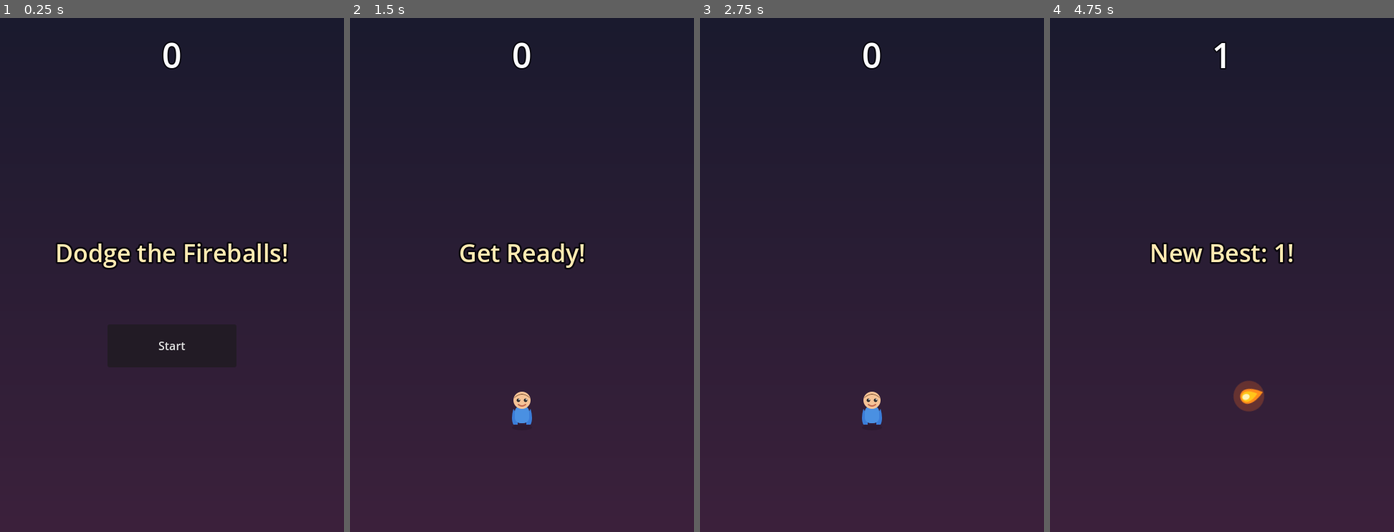
Above: before the commit, frames 1-4 (left to right).
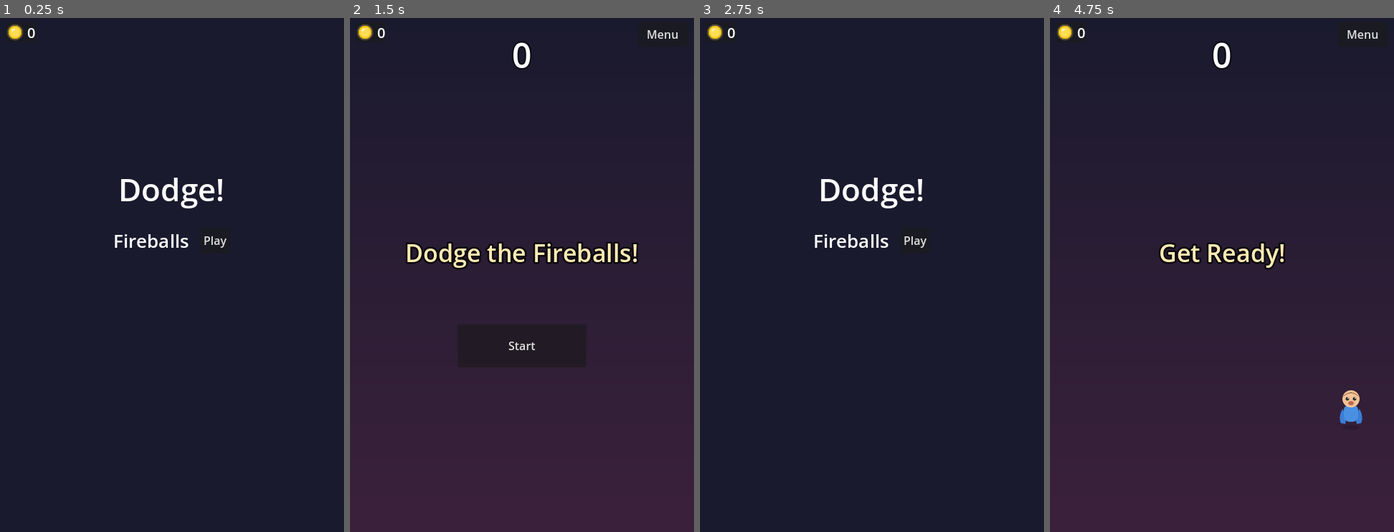
Above: after the commit, the same moments.

Repository: nutella4brunch/dodge-the-fireballs
Game: Godot game, scene res://scenes/console.tscn
Same seed, same stepped clock (60 frames per second), same inputs: the game is played once before the commit and once after it. Before the commit the project starts from res://scenes/main.tscn.
Inputs (mouse positions are in pixels of both pictures, inside the frame that each line leads up to):
- Up to frame 1 (0.25 s): no input
- Up to frame 2 (1.5 s): click (522, 346) at 0.5 s, where only the run before the commit has a clickable "Start"; click (566, 239) at 1.25 s, where only the run after the commit has a clickable "Play"
- Up to frame 3 (2.75 s): click (1013, 33) at 2 s, where only the run after the commit has a clickable "Menu"
- Up to frame 4 (4.75 s): click (1266, 239) at 2.75 s, where only the run after the commit has a clickable "Play"; click (1222, 346) at 3.5 s, where only the run after the commit has a clickable "Start"; hold Right (move_right) from 4.28 s (still down); hold Space (start_game) from 4.28 s (still down)

The runs differ from the first frame. In frame 1, 30% of the frame differs, in the area x 0-100%, y 1-100%; in frame 2, 2.6%; in frame 3, 28%; in frame 4, 2.1%.

Commit message:
Restructure into a console with level cartridges
The outer game (console) now owns the level menu, the JSON save
file, and an always-on-top coin badge. Each level is a folder in
levels/ that reports finished(score, coins) when a run ends — the
fireballs game moved into levels/fireballs/ as the reference
cartridge and plays exactly as before.

New: levels.gd (the master list), save_data.gd (wallet, unlocks,
best scores; migrates the old high_score.txt), menu, coin badge,
and a headless unit test suite covering the save and level logic:
  godot --headless --path game --script res://tests/run_tests.gd

Co-Authored-By: Claude Fable 5 <noreply@anthropic.com>

Diff:
--- a/game/scenes/fireball.tscn
+++ b/game/levels/fireballs/fireball.tscn
@@ -1,6 +1,6 @@
 [gd_scene load_steps=6 format=3 uid="uid://cf1r3ba11sc1"]
 
-[ext_resource type="Script" path="res://scripts/fireball.gd" id="1_fireball"]
+[ext_resource type="Script" path="res://levels/fireballs/fireball.gd" id="1_fireball"]
 [ext_resource type="Texture2D" uid="uid://c2f1r3ba1001" path="res://assets/fireball_1.svg" id="2_fframe1"]
 [ext_resource type="Texture2D" uid="uid://c2f1r3ba1002" path="res://assets/fireball_2.svg" id="3_fframe2"]
 
--- a/game/scripts/main.gd
+++ b/game/levels/fireballs/level.gd
@@ -1,4 +1,9 @@
 extends Node
+
+# The Fireballs level — the reference cartridge. Copy this folder
+# to start a new level. The console only needs this one signal:
+# when a run ends, report how it went.
+signal finished(score: int, coins: int)
 
 # The Fireball scene gets loaded here so we can make copies of it.
 @export var fireball_scene: PackedScene
@@ -18,6 +23,7 @@
 @export var coin_points: int = 10
 
 var score: int = 0
+var coins_this_run: int = 0
 var base_spawn_time: float = 1.0
 
 
@@ -25,11 +31,13 @@
 	randomize()
 	$HUD.start_game.connect(_on_start_game)
 	$Player.hit.connect(_on_player_hit)
+	$HUD.high_score = SaveData.get_best("fireballs")
 	$HUD.show_message("Dodge the Fireballs!")
 
 
 func new_game() -> void:
 	score = 0
+	coins_this_run = 0
 	base_spawn_time = 1.0
 	$FireballTimer.wait_time = base_spawn_time
 
@@ -52,6 +60,8 @@
 	$PowerupTimer.stop()
 	$SlowmoTimer.stop()
 	$HUD.show_game_over(score)
+	# Report the run to the console, which saves and unlocks.
+	finished.emit(score, coins_this_run)
 
 
 func _on_start_game() -> void:
@@ -125,9 +135,11 @@
 		"shield":
 			$Player.give_shield()
 		"coin":
-			# Free points!
+			# Free points now, and one coin in the wallet forever.
 			score += coin_points
 			$HUD.update_score(score)
+			coins_this_run += 1
+			SaveData.add_coin(1)
 
 
 func start_slowmo() -> void:
--- a/game/scenes/main.tscn
+++ b/game/levels/fireballs/level.tscn
@@ -1,8 +1,8 @@
 [gd_scene load_steps=11 format=3 uid="uid://dma1n5c3n0001"]
 
-[ext_resource type="Script" path="res://scripts/main.gd" id="1_main"]
+[ext_resource type="Script" path="res://levels/fireballs/level.gd" id="1_main"]
 [ext_resource type="PackedScene" uid="uid://cp1ay3rsc3n1" path="res://scenes/player.tscn" id="2_player"]
-[ext_resource type="PackedScene" uid="uid://cf1r3ba11sc1" path="res://scenes/fireball.tscn" id="3_fireball"]
+[ext_resource type="PackedScene" uid="uid://cf1r3ba11sc1" path="res://levels/fireballs/fireball.tscn" id="3_fireball"]
 [ext_resource type="PackedScene" uid="uid://dhud5c3n0001" path="res://scenes/hud.tscn" id="4_hud"]
 [ext_resource type="PackedScene" uid="uid://dp0w3rup0001" path="res://scenes/powerup.tscn" id="5_powerup"]
 [ext_resource type="AudioStream" path="res://assets/sounds/hit.wav" id="6_hitsound"]
@@ -25,7 +25,7 @@
 }
 point_count = 5
 
-[node name="Main" type="Node"]
+[node name="Level" type="Node"]
 script = ExtResource("1_main")
 fireball_scene = ExtResource("3_fireball")
 powerup_scene = ExtResource("5_powerup")
--- a/game/project.godot
+++ b/game/project.godot
@@ -7,9 +7,14 @@
 [application]
 
 config/name="Dodge the Fireballs"
-run/main_scene="res://scenes/main.tscn"
+run/main_scene="res://scenes/console.tscn"
 config/features=PackedStringArray("4.2", "GL Compatibility")
 config/icon="res://icon.svg"
+
+[autoload]
+
+Levels="*res://scripts/levels.gd"
+SaveData="*res://scripts/save_data.gd"
 
 [display]
 
--- /dev/null
+++ b/game/scenes/coin_badge.tscn
@@ -0,0 +1,21 @@
+[gd_scene load_steps=3 format=3 uid="uid://dc01nbadge01"]
+
+[ext_resource type="Script" path="res://scripts/coin_badge.gd" id="1_badge"]
+[ext_resource type="Texture2D" path="res://assets/powerup_coin.svg" id="2_coin"]
+
+[node name="CoinBadge" type="PanelContainer"]
+offset_left = 8.0
+offset_top = 8.0
+script = ExtResource("1_badge")
+
+[node name="Row" type="HBoxContainer" parent="."]
+
+[node name="Icon" type="TextureRect" parent="Row"]
+custom_minimum_size = Vector2(26, 26)
+texture = ExtResource("2_coin")
+expand_mode = 1
+stretch_mode = 5
+
+[node name="Amount" type="Label" parent="Row"]
+text = "0"
+theme_override_font_sizes/font_size = 20
--- /dev/null
+++ b/game/scenes/console.tscn
@@ -0,0 +1,28 @@
+[gd_scene load_steps=3 format=3 uid="uid://dc0n50le0001"]
+
+[ext_resource type="Script" path="res://scripts/console.gd" id="1_console"]
+[ext_resource type="PackedScene" uid="uid://dc01nbadge01" path="res://scenes/coin_badge.tscn" id="2_badge"]
+
+[node name="Console" type="Node"]
+script = ExtResource("1_console")
+
+[node name="Screen" type="Node" parent="."]
+
+[node name="TopBar" type="CanvasLayer" parent="."]
+layer = 10
+
+[node name="CoinBadge" parent="TopBar" instance = ExtResource("2_badge")]
+
+[node name="MenuButton" type="Button" parent="TopBar"]
+visible = false
+anchors_preset = 1
+anchor_left = 1.0
+anchor_right = 1.0
+offset_left = -78.0
+offset_top = 8.0
+offset_right = -8.0
+offset_bottom = 42.0
+grow_horizontal = 0
+text = "Menu"
+
+[connection signal="pressed" from="TopBar/MenuButton" to="." method="_on_menu_button_pressed"]
--- /dev/null
+++ b/game/scenes/menu.tscn
@@ -0,0 +1,34 @@
+[gd_scene load_steps=2 format=3 uid="uid://dm3nusc3n001"]
+
+[ext_resource type="Script" path="res://scripts/menu.gd" id="1_menu"]
+
+[node name="Menu" type="Control"]
+anchors_preset = 15
+anchor_right = 1.0
+anchor_bottom = 1.0
+script = ExtResource("1_menu")
+
+[node name="Background" type="ColorRect" parent="."]
+anchors_preset = 15
+anchor_right = 1.0
+anchor_bottom = 1.0
+color = Color(0.101961, 0.101961, 0.180392, 1)
+
+[node name="Rows" type="VBoxContainer" parent="."]
+anchors_preset = 8
+anchor_left = 0.5
+anchor_top = 0.5
+anchor_right = 0.5
+anchor_bottom = 0.5
+offset_left = -200.0
+offset_top = -150.0
+offset_right = 200.0
+offset_bottom = 150.0
+grow_horizontal = 2
+grow_vertical = 2
+theme_override_constants/separation = 24
+
+[node name="Title" type="Label" parent="Rows"]
+text = "Dodge!"
+horizontal_alignment = 1
+theme_override_font_sizes/font_size = 44
--- /dev/null
+++ b/game/scripts/coin_badge.gd
@@ -0,0 +1,13 @@
+extends PanelContainer
+
+# The always-visible wallet counter at the top of the screen.
+# It listens to SaveData, so it updates the moment a coin lands.
+
+
+func _ready() -> void:
+	_show_amount(SaveData.wallet)
+	SaveData.wallet_changed.connect(_show_amount)
+
+
+func _show_amount(coins: int) -> void:
+	$Row/Amount.text = str(coins)
--- /dev/null
+++ b/game/scripts/console.gd
@@ -0,0 +1,50 @@
+extends Node
+
+# The "console". It shows the menu, starts a level ("cartridge")
+# when you pick one, and writes down how each run went.
+
+var menu_scene := preload("res://scenes/menu.tscn")
+
+
+func _ready() -> void:
+	# The first level is always playable.
+	SaveData.unlock(Levels.first_folder())
+	show_menu()
+
+
+func show_menu() -> void:
+	_clear_screen()
+	$TopBar/MenuButton.hide()
+	var menu := menu_scene.instantiate()
+	menu.level_chosen.connect(_on_level_chosen)
+	$Screen.add_child(menu)
+
+
+func _on_level_chosen(folder: String) -> void:
+	_clear_screen()
+	var level = load(Levels.scene_path(folder)).instantiate()
+	# bind() tacks the folder name onto the signal, so the
+	# handler knows which level is reporting in.
+	level.finished.connect(_on_level_finished.bind(folder))
+	$Screen.add_child(level)
+	$TopBar/MenuButton.show()
+
+
+func _on_level_finished(score: int, _coins: int, folder: String) -> void:
+	if score > SaveData.get_best(folder):
+		SaveData.set_best(folder, score)
+
+	# Beat the target? The next level opens up.
+	var entry := Levels.find(folder)
+	var next := Levels.next_after(folder)
+	if score >= int(entry.target) and not next.is_empty():
+		SaveData.unlock(next.folder)
+
+
+func _on_menu_button_pressed() -> void:
+	show_menu()
+
+
+func _clear_screen() -> void:
+	for child in $Screen.get_children():
+		child.queue_free()
--- a/game/scripts/hud.gd
+++ b/game/scripts/hud.gd
@@ -2,28 +2,9 @@
 
 signal start_game
 
-# The high score lives in this file so it survives closing the game.
-# "user://" is a private folder Godot gives every game for saving things.
-const SAVE_PATH := "user://high_score.txt"
-
+# The level sets this from SaveData when it loads. Saving to disk
+# is SaveData's job now — the HUD only displays things.
 var high_score: int = 0
-
-
-func _ready() -> void:
-	high_score = load_high_score()
-
-
-func load_high_score() -> int:
-	# First time playing? No file yet, so the best is 0.
-	if not FileAccess.file_exists(SAVE_PATH):
-		return 0
-	var file := FileAccess.open(SAVE_PATH, FileAccess.READ)
-	return int(file.get_as_text())
-
-
-func save_high_score() -> void:
-	var file := FileAccess.open(SAVE_PATH, FileAccess.WRITE)
-	file.store_string(str(high_score))
 
 
 func show_message(text: String) -> void:
@@ -39,7 +20,6 @@
 func show_game_over(final_score: int) -> void:
 	if final_score > high_score:
 		high_score = final_score
-		save_high_score()
 		show_message("New Best: %d!" % final_score)
 	else:
 		show_message("Game Over")
--- /dev/null
+++ b/game/scripts/levels.gd
@@ -0,0 +1,31 @@
+extends Node
+
+# THE LIST. Every level in the game, in unlock order.
+# Adding a level = adding a folder in levels/ + one line here.
+var all_levels := [
+	{"name": "Fireballs", "folder": "fireballs", "target": 30},
+]
+
+
+func find(folder: String) -> Dictionary:
+	for entry in all_levels:
+		if entry.folder == folder:
+			return entry
+	# Asked for a level that doesn't exist.
+	return {}
+
+
+func next_after(folder: String) -> Dictionary:
+	# The last level has no "next", so stop one short of the end.
+	for i in range(all_levels.size() - 1):
+		if all_levels[i].folder == folder:
+			return all_levels[i + 1]
+	return {}
+
+
+func first_folder() -> String:
+	return all_levels[0].folder
+
+
+func scene_path(folder: String) -> String:
+	return "res://levels/%s/level.tscn" % folder
--- /dev/null
+++ b/game/scripts/menu.gd
@@ -0,0 +1,47 @@
+extends Control
+
+# The pick-a-level screen. It builds one row per level in
+# Levels.all_levels, so it never needs editing to show a new level.
+
+signal level_chosen(folder: String)
+
+
+func _ready() -> void:
+	for i in range(Levels.all_levels.size()):
+		_add_row(i)
+
+
+func _add_row(i: int) -> void:
+	var entry: Dictionary = Levels.all_levels[i]
+	var row := HBoxContainer.new()
+	row.alignment = BoxContainer.ALIGNMENT_CENTER
+	row.add_theme_constant_override("separation", 16)
+
+	var name_label := Label.new()
+	name_label.text = entry.name
+	name_label.add_theme_font_size_override("font_size", 26)
+	row.add_child(name_label)
+
+	if SaveData.is_unlocked(entry.folder):
+		var best: int = SaveData.get_best(entry.folder)
+		if best > 0:
+			var best_label := Label.new()
+			best_label.text = "Best: %d" % best
+			row.add_child(best_label)
+
+		var play := Button.new()
+		play.text = "Play"
+		play.pressed.connect(_on_play_pressed.bind(entry.folder))
+		row.add_child(play)
+	else:
+		# Locked: say what it takes to open it.
+		var before: Dictionary = Levels.all_levels[i - 1]
+		var lock_label := Label.new()
+		lock_label.text = "Reach %d in %s" % [before.target, before.name]
+		row.add_child(lock_label)
+
+	$Rows.add_child(row)
+
+
+func _on_play_pressed(folder: String) -> void:
+	level_chosen.emit(folder)
--- /dev/null
+++ b/game/scripts/save_data.gd
@@ -0,0 +1,80 @@
+extends Node
+
+# The only script that reads or writes the save file. Everyone
+# else asks SaveData instead of touching the disk themselves.
+# "user://" is a private folder Godot gives every game for saving.
+
+# Fires whenever the wallet changes, so the coin badge can update.
+signal wallet_changed(coins: int)
+
+var save_path := "user://save.json"
+# Where the high score lived before levels existed.
+var old_score_path := "user://high_score.txt"
+
+var wallet: int = 0
+var unlocked: Array = []
+var best: Dictionary = {}
+
+
+func _ready() -> void:
+	load_save()
+
+
+func add_coin(amount: int) -> void:
+	wallet += amount
+	save_game()
+	wallet_changed.emit(wallet)
+
+
+func get_best(folder: String) -> int:
+	return int(best.get(folder, 0))
+
+
+func set_best(folder: String, score: int) -> void:
+	best[folder] = score
+	save_game()
+
+
+func unlock(folder: String) -> void:
+	if not is_unlocked(folder):
+		unlocked.append(folder)
+		save_game()
+
+
+func is_unlocked(folder: String) -> bool:
+	return folder in unlocked
+
+
+func save_game() -> void:
+	var file := FileAccess.open(save_path, FileAccess.WRITE)
+	file.store_string(JSON.stringify({
+		"wallet": wallet,
+		"unlocked": unlocked,
+		"best": best,
+	}))
+
+
+func load_save() -> void:
+	if not FileAccess.file_exists(save_path):
+		_migrate_old_high_score()
+		return
+
+	var file := FileAccess.open(save_path, FileAccess.READ)
+	var data = JSON.parse_string(file.get_as_text())
+	if data == null:
+		# The file is damaged — start fresh rather than crash.
+		return
+
+	wallet = int(data.get("wallet", 0))
+	unlocked = data.get("unlocked", [])
+	best = data.get("best", {})
+
+
+func _migrate_old_high_score() -> void:
+	# Bring the old one-number save file into the new format,
+	# so nobody loses their best score from before levels existed.
+	if not FileAccess.file_exists(old_score_path):
+		return
+	var file := FileAccess.open(old_score_path, FileAccess.READ)
+	best["fireballs"] = int(file.get_as_text())
+	save_game()
--- /dev/null
+++ b/game/tests/run_tests.gd
@@ -0,0 +1,115 @@
+extends SceneTree
+
+# The game's tests. Run them from the command line:
+#
+#   godot --headless --path game --script res://tests/run_tests.gd
+#
+# Every check() line asks one question about the code. If the answer
+# is ever "no", the test fails and tells you which question broke.
+
+var passed := 0
+var failed := 0
+
+
+func check(question: String, ok: bool) -> void:
+	if ok:
+		passed += 1
+	else:
+		failed += 1
+		print("  FAILED: ", question)
+
+
+func _init() -> void:
+	test_levels_list()
+	test_save_data_starts_empty()
+	test_save_data_remembers()
+	test_old_high_score_migrates()
+
+	print("%d passed, %d failed" % [passed, failed])
+	quit(1 if failed > 0 else 0)
+
+
+func test_levels_list() -> void:
+	var levels = load("res://scripts/levels.gd").new()
+
+	check("the first level is fireballs",
+		levels.first_folder() == "fireballs")
+	check("find() returns the fireballs entry",
+		levels.find("fireballs").name == "Fireballs")
+	check("find() returns empty for a made-up level",
+		levels.find("made_up").is_empty())
+	check("every level has a name, folder and target",
+		levels.all_levels.all(func(e): return e.has("name") and e.has("folder") and e.has("target")))
+	check("the level scene file really exists for every level",
+		levels.all_levels.all(func(e): return ResourceLoader.exists(levels.scene_path(e.folder))))
+
+	levels.free()
+
+
+func _fresh_save_data():
+	# A SaveData pointed at throwaway test files, so tests can
+	# never touch the real save.
+	var save_data = load("res://scripts/save_data.gd").new()
+	save_data.save_path = "user://test_save.json"
+	save_data.old_score_path = "user://test_old_score.txt"
+	return save_data
+
+
+func _delete(path: String) -> void:
+	if FileAccess.file_exists(path):
+		DirAccess.remove_absolute(ProjectSettings.globalize_path(path))
+
+
+func test_save_data_starts_empty() -> void:
+	var save_data = _fresh_save_data()
+	_delete(save_data.save_path)
+	_delete(save_data.old_score_path)
+	save_data.load_save()
+
+	check("a brand new wallet is empty", save_data.wallet == 0)
+	check("nothing is unlocked yet", not save_data.is_unlocked("fireballs"))
+	check("an unplayed level's best is 0", save_data.get_best("fireballs") == 0)
+
+	save_data.free()
+
+
+func test_save_data_remembers() -> void:
+	var first = _fresh_save_data()
+	_delete(first.save_path)
+	first.load_save()
+
+	first.add_coin(3)
+	first.set_best("fireballs", 42)
+	first.unlock("dodgeball")
+
+	# A second SaveData reading the same file stands in for
+	# "closing the game and opening it again".
+	var second = _fresh_save_data()
+	second.load_save()
+
+	check("the wallet survives a restart", second.wallet == 3)
+	check("the best score survives a restart", second.get_best("fireballs") == 42)
+	check("unlocks survive a restart", second.is_unlocked("dodgeball"))
+	check("levels never unlocked stay locked", not second.is_unlocked("zombies"))
+
+	_delete(first.save_path)
+	first.free()
+	second.free()
+
+
+func test_old_high_score_migrates() -> void:
+	var save_data = _fresh_save_data()
+	_delete(save_data.save_path)
+
+	# Fake the pre-levels save file: one number in a text file.
+	var file := FileAccess.open(save_data.old_score_path, FileAccess.WRITE)
+	file.store_string("36")
+	file = null
+
+	save_data.load_save()
+	check("the old high score becomes the fireballs best",
+		save_data.get_best("fireballs") == 36)
+
+	_delete(save_data.save_path)
+	_delete(save_data.old_score_path)
+	save_data.free()
Renamed: game/scripts/fireball.gd -> game/levels/fireballs/fireball.gd
Renamed: game/scripts/fireball.gd.uid -> game/levels/fireballs/fireball.gd.uid
Renamed: game/scripts/main.gd.uid -> game/levels/fireballs/level.gd.uid
Not shown, added: game/scripts/coin_badge.gd.uid
Not shown, added: game/scripts/console.gd.uid
Not shown, added: game/scripts/levels.gd.uid
Not shown, added: game/scripts/menu.gd.uid
Not shown, added: game/scripts/save_data.gd.uid
Not shown, added: game/tests/run_tests.gd.uid
Not shown, changed: docs/levels-design.md
